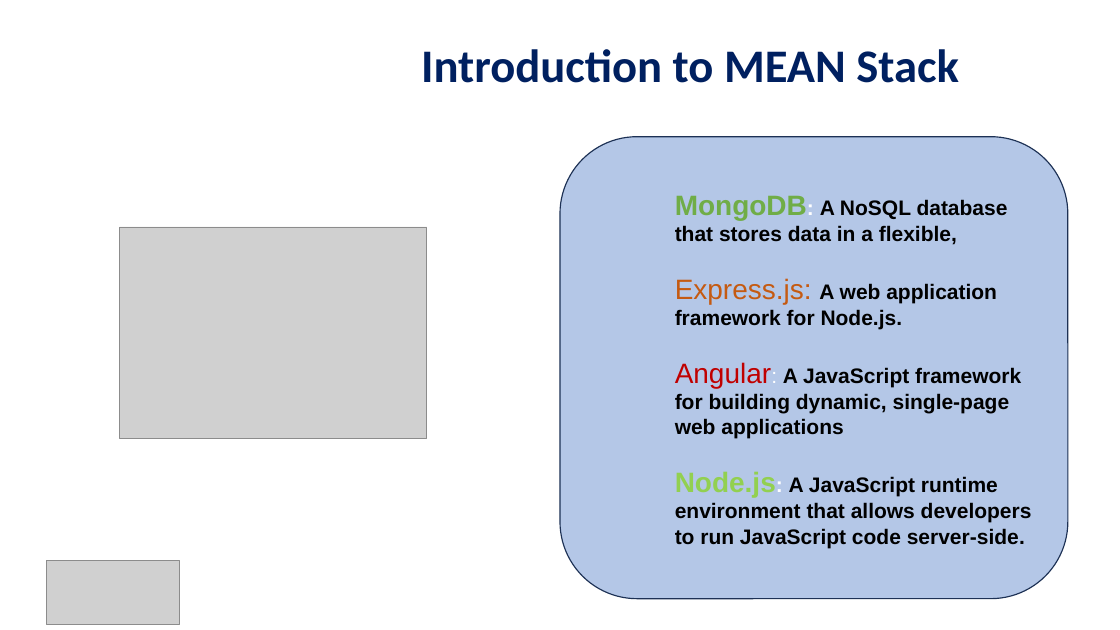
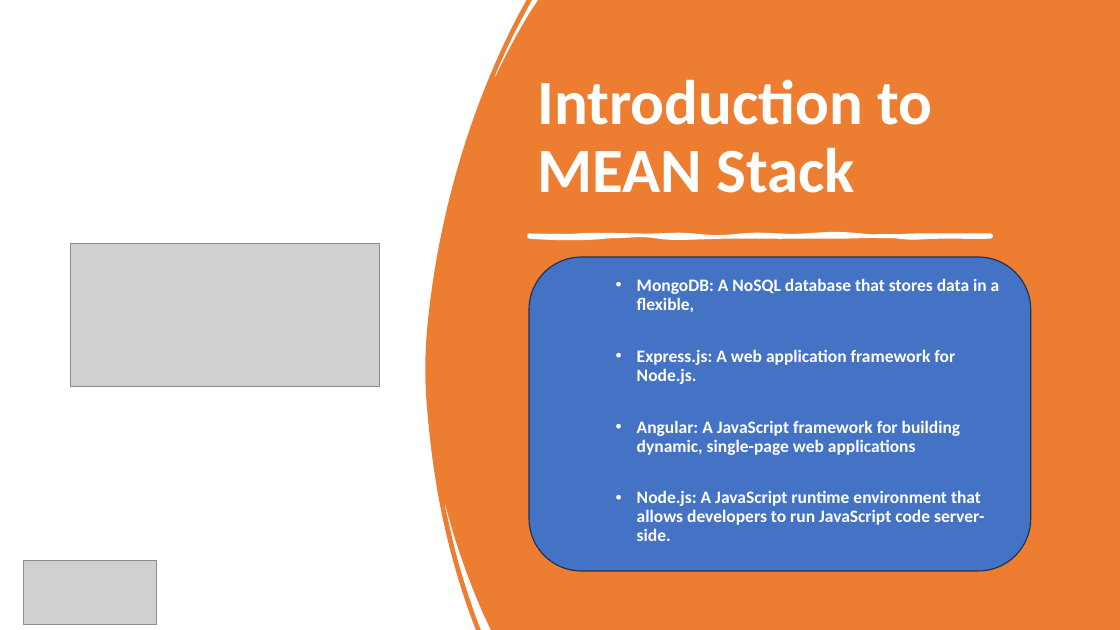
Before and after one commit to AitrichAcademyMeanStack/personal-finance-manager-workshop-ppts, a slide deck: slide 9 of WORKSHOP_INTRO/mean-finance-manager-workshop-intro.pptx (slide 2 before the commit). Drawn at 1120x630 pixels with LibreOffice and Linux fonts; fonts in the diff are those of the drawing; grey boxes stand for pictures. Boxes give left, top, right and bottom in pixels: in the first picture for what was removed or moved away, otherwise in the second. Text is boxed around its words. In the diff, an @@ line names an element or a change of style, - is before the commit and + after.

```diff
--- a/WORKSHOP_INTRO/mean-finance-manager-workshop-intro.pptx
+++ b/WORKSHOP_INTRO/mean-finance-manager-workshop-intro.pptx
@@ freeform shape added at (x1=425, y1=0, x2=1120, y2=630), fill #ED7D31 @@
@@ text "Introduction to MEAN Stack" moved from (x1=421, y1=49, x2=959, y2=83) to (x1=537, y1=79, x2=932, y2=193) @@
@@ text "Introduction to MEAN Stack" at (x1=537, y1=79, x2=932, y2=193): size 40 to 54 pt, text colour #002060 to #FFFFFF; line spacing 1 to 0.9; more space between paragraphs; vertical alignment top to bottom @@
@@ freeform shape added at (x1=529, y1=235, x2=991, y2=237), fill #FFFFFF, outline #FFFFFF 3 pt @@
@@ picture resized from (x1=120, y1=227, x2=428, y2=439) to (x1=71, y1=244, x2=380, y2=386) @@
@@ rounded rectangle "MongoDB: A NoSQL database that ..." resized from (x1=560, y1=137, x2=1069, y2=599) to (x1=529, y1=257, x2=1031, y2=571) @@
@@ rounded rectangle "MongoDB: A NoSQL database that ..." at (x1=529, y1=257, x2=1031, y2=571): size 24 to 15 pt in "MongoDB:", "Express.js:", "Angular:", "Node.js:"; size 18 to 15 pt in "MongoDB: A NoSQL database that stores data ...", "A web application framework for Node.js.", "Angular: A JavaScript framework for building dynamic, ...", "Node.js: A JavaScript runtime environment that allows ..."; font Arial to Calibri; text colour #70AD47 to #FFFFFF in "MongoDB:"; text colour #000000 to #FFFFFF in "A NoSQL database that stores data in ...", "A web application framework for Node.js.", "A JavaScript framework for building dynamic, single-page ...", "A JavaScript runtime environment that allows developers ..."; text colour #C55A11 to #FFFFFF in "Express.js:"; bold on in "Express.js:", "Angular:"; text colour #C00000 to #FFFFFF in "Angular:"; text colour #92D050 to #FFFFFF in "Node.js:"; bullet none to •; line spacing 1 to 0.9; more space between paragraphs; vertical alignment middle to top; fill #B4C7E7 to #4472C4 @@
@@ picture moved from (x1=46, y1=561, x2=180, y2=624) to (x1=24, y1=561, x2=157, y2=624) @@
```
Also in this commit, not shown: 13 other slides changed, 5 slides added, 1 other file.
